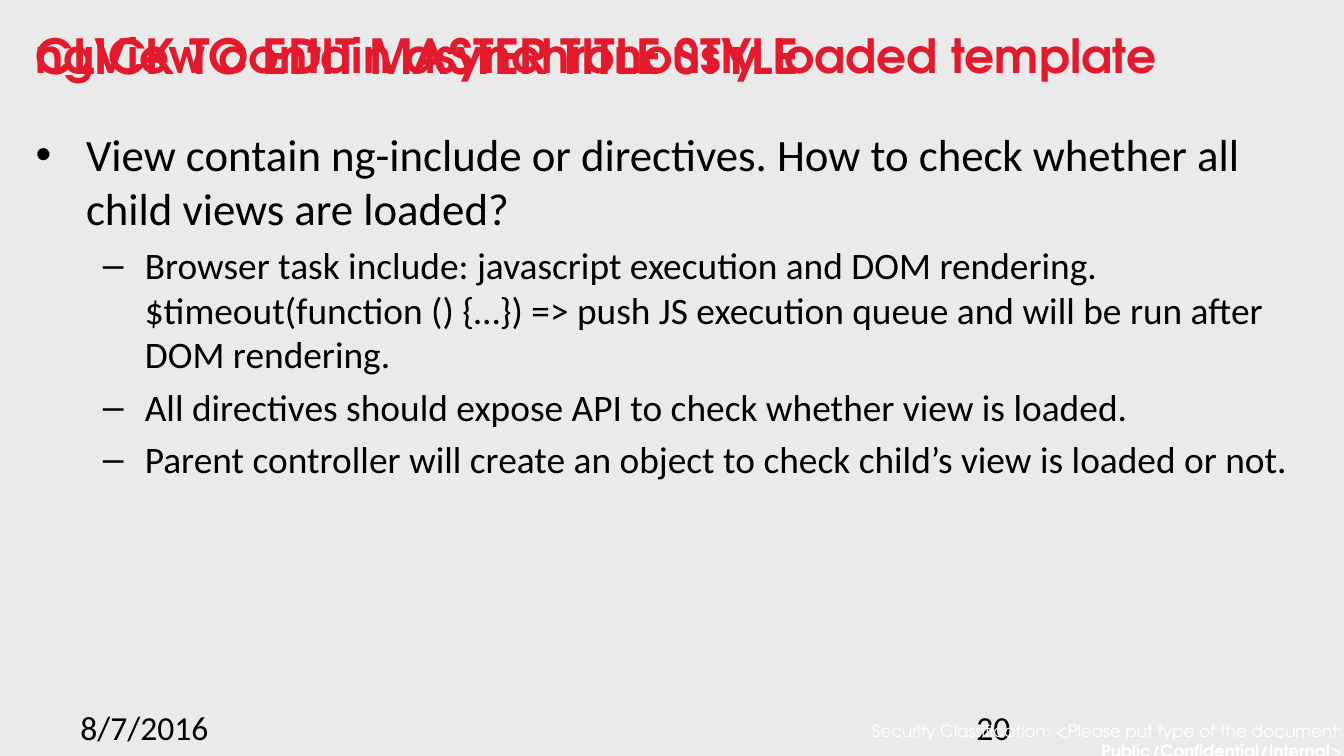
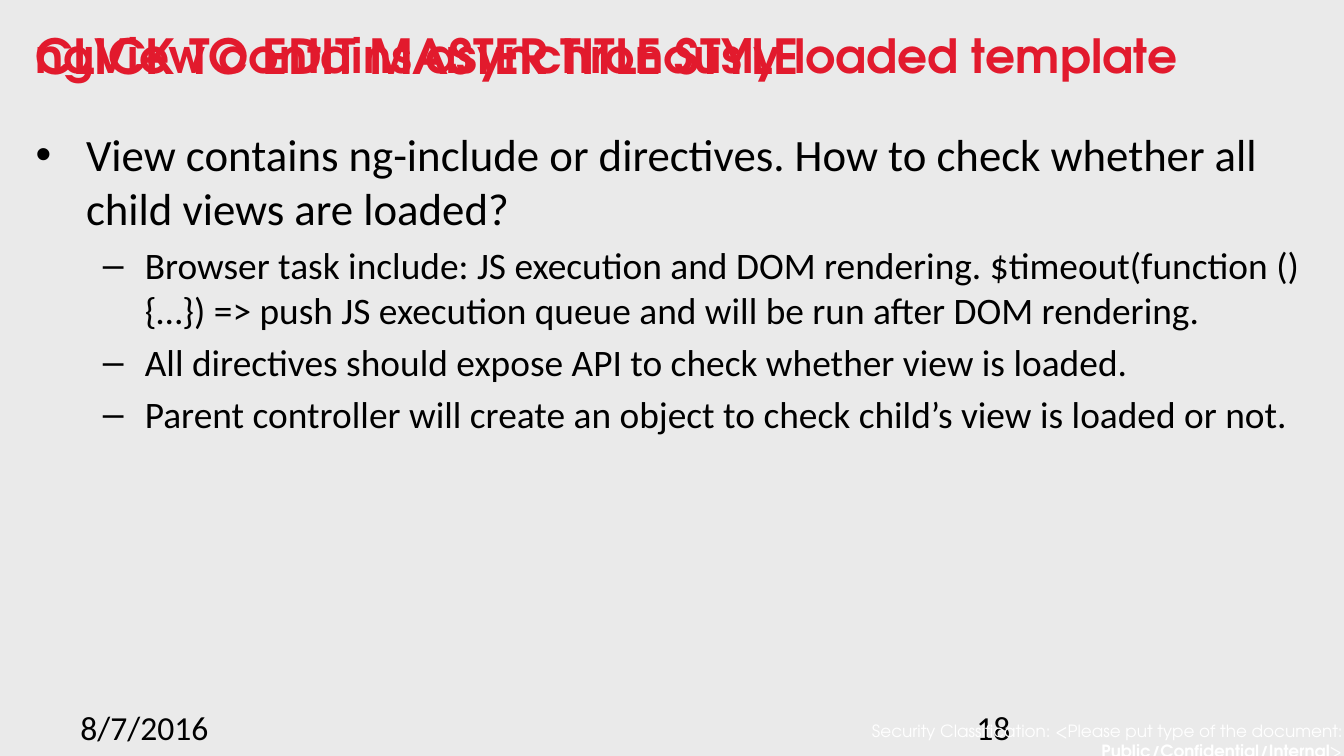
Before and after one commit to nnsan/angular_best_practice, a slide deck: slide 18 of Angular best practice.pptx (slide 20 before the commit). Drawn at 1344x756 pixels with LibreOffice and Linux fonts; fonts in the diff are those of the drawing; background and template pictures are left out. Boxes give left, top, right and bottom in pixels: in the first picture for what was removed or moved away, otherwise in the second. Text is boxed around its words. In the diff, an @@ line names an element or a change of style, - is before the commit and + after.

```diff
--- a/Angular best practice.pptx
+++ b/Angular best practice.pptx
@@ title at [36,37,1177,84]: text changed @@
-ngView contain asynchronously loaded template
+ngView contains asynchronously loaded template
@@ text at [86,140,1268,331]: text changed @@
-• View contain ng-include or directives. How to check whether all child views are loaded?
-  – Browser task include: javascript execution and DOM rendering. $timeout(function () {…}) => push JS execution queue and will be run after DOM rendering.
+• View contains ng-include or directives. How to check whether all child views are loaded?
+  – Browser task include: JS execution and DOM rendering. $timeout(function () {…}) => push JS execution queue and will be run after DOM rendering.
@@ page number at [976,717,1010,741]: text changed @@
-20
+18
```
Also in this commit, not shown: 9 other slides changed, 2 slides removed.
